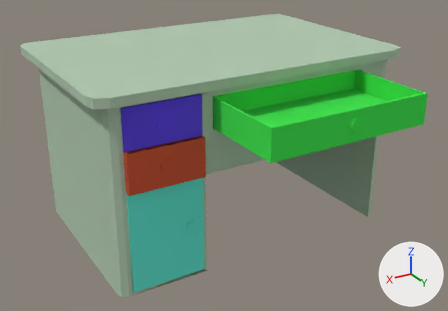
What one commit did to the Blender file Assets/Custom Models/desky desk.blend.
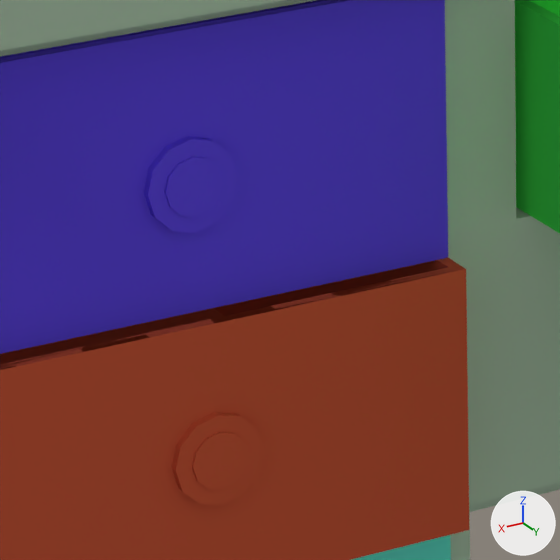
The first picture shows the older version from a camera (50 mm lens) standing at (5.54, 1.78, 4.57) and looking at (1.41, -5.1, 1.13). The close-ups show both versions on the part from 30% to 49% of the width and 31% to 58% of the height of that picture; other places that the commit changed are outside them. Every picture has the same lights, and +X, +Y and +Z are marked at lower right.

The first close-up shows 'bottom cabinet', 'long drawer.left', 'mani chself', 'middle drawer.bottom', 'middle drawer.front', 'middle drawer.right', 'top drawer.top'.
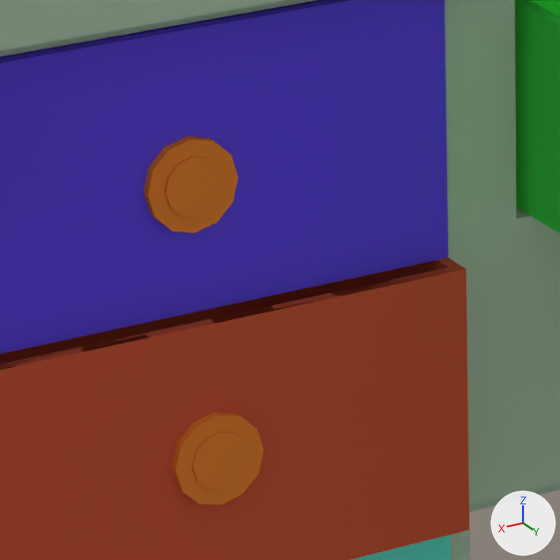
Changed parts and their boxes (x1, y1, x2, y2) in the close-ups (560 x 560 px):
part 1 of me_untitled_006, recoloured: (172, 412, 264, 505) in both
part 2 of me_untitled_004, recoloured: (144, 136, 238, 233) in both

Diff of the bpy script that builds the scene:
```diff
--- a/Assets/Custom Models/desky desk.blend.py
+++ b/Assets/Custom Models/desky desk.blend.py
@@ mat_handle @@
+mat_handle = diffuse_material('Handle')
+mat_handle.base_color = (0.8, 0.221, 0.036)  # orange #e78135
@@ me_untitled_006 @@
 me_untitled_006.from_pydata(...)  # 88 vertices, 72 faces; spans x -0.927..0.066, y 1.651..1.694, z 1.898..2.412
 # used by ob_middle_drawer_front; parent = ob_middle_drawer; location = (3.15, -5.362, -0.53)
+# me_untitled_006 part 1: all 68 faces centred in x -0.504..-0.34, y 1.676..1.694, z 2.079..2.243 switch from mat_middle_shelf (red #ca573b) to mat_handle (orange #e78135)
@@ me_untitled_004 @@
 me_untitled_004.from_pydata(...)  # 60 vertices, 71 faces; spans x -0.927..0.066, y 1.651..1.694, z 1.923..2.436
 # used by ob_top_drawer_top; parent = ob_top_drawer; location = (3.15, -5.02, -0.0404)
+# me_untitled_004 part 2: all 68 faces centred in x -0.504..-0.34, y 1.676..1.694, z 2.079..2.243 switch from mat_top_shelf (blue #6249e7) to mat_handle (orange #e78135)
```
